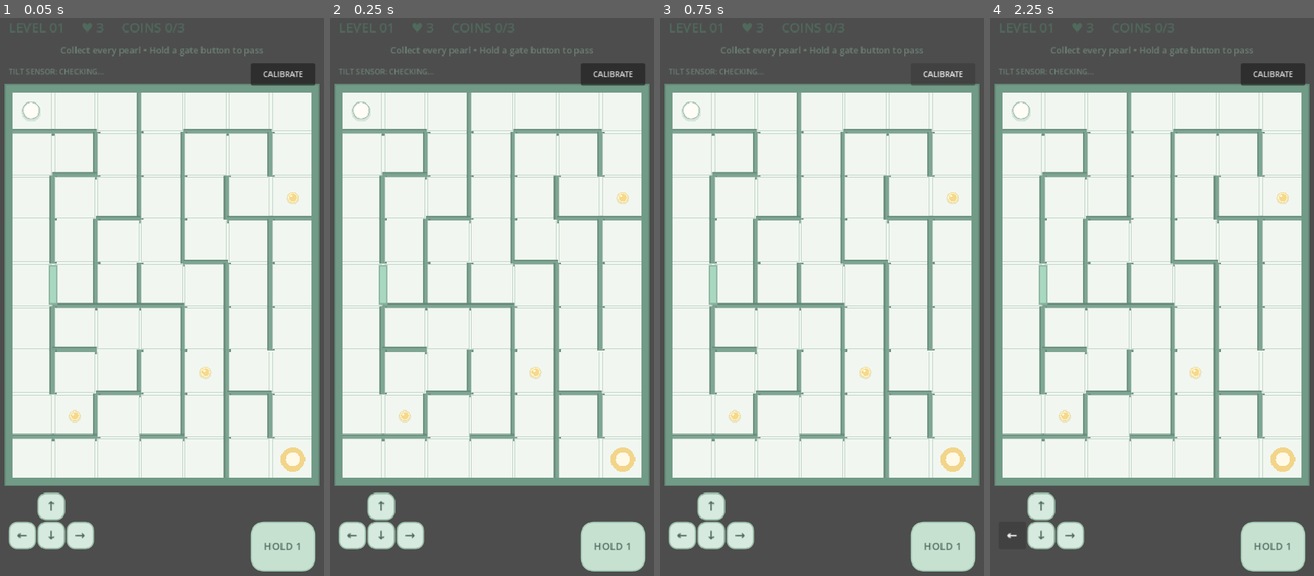
Above: before the commit, frames 1-4 (left to right).
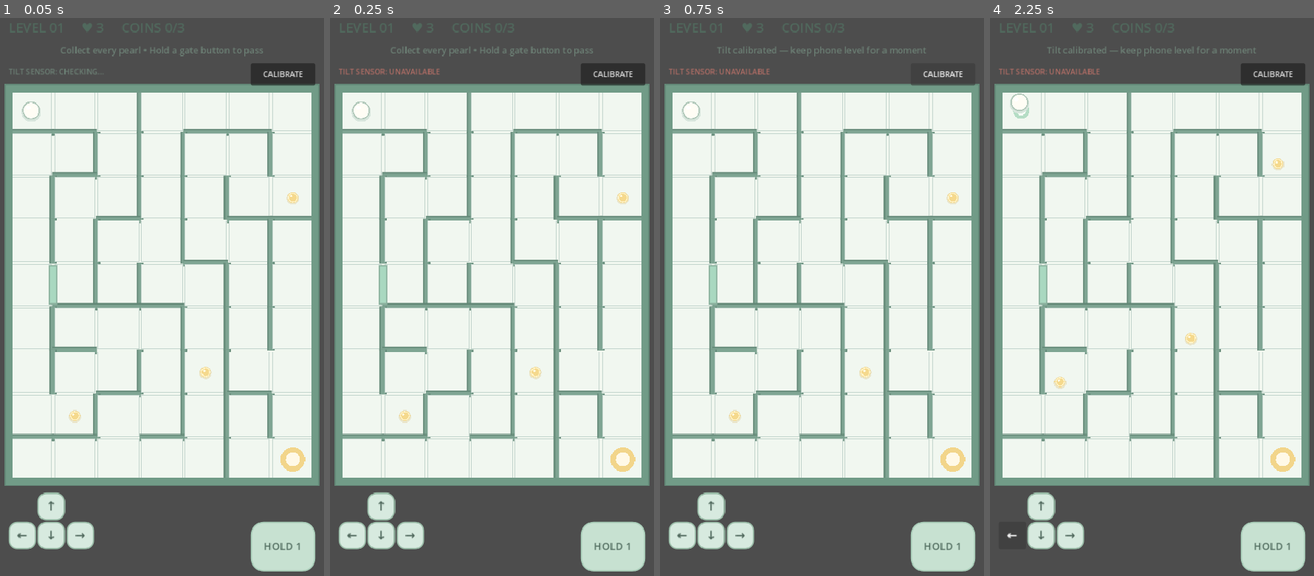
Above: after the commit, the same moments.

Repository: IoriHinata/Mikrozz
Game: Godot game, scene res://scenes/Main.tscn
The game is run twice, just before and just after one commit, with the same random seed, the same clock (stepped at 60 frames per second) and the same inputs.
Inputs:
- Up to frame 1 (0.05 s): no input
- Up to frame 2 (0.25 s): no input
- Up to frame 3 (0.75 s): click "CALIBRATE" at 0.5 s
- Up to frame 4 (2.25 s): click "↑" at 1.25 s; click "←" at 2 s

Frame 1 is identical in both runs. In frame 2, 0.2% of the frame differs, in the area x 2-34%, y 9-11%; in frame 3, 0.4%; in frame 4, 1.0%, in the area x 2-93%, y 5-73%.

Commit message:
feat: connect tilt calibration, sensor status and touch controls

Diff:
--- a/scripts/GameManager.gd
+++ b/scripts/GameManager.gd
@@ -31,6 +31,9 @@
 	ui.gate_pressed.connect(_on_gate_pressed)
 	ui.restart_requested.connect(_restart_run)
 	ui.next_level_requested.connect(_next_level)
+	ui.calibrate_requested.connect(_calibrate_tilt)
+	ui.touch_direction_changed.connect(_set_touch_direction)
+	tilt.sensor_status_changed.connect(_on_sensor_status)
 	_start_run()
 
 func _start_run() -> void:
@@ -156,3 +159,13 @@
 
 func _restart_run() -> void:
 	_start_run()
+
+func _calibrate_tilt() -> void:
+	tilt.calibrate()
+	ui.set_message("Tilt calibrated — keep phone level for a moment")
+
+func _set_touch_direction(direction: Vector2) -> void:
+	tilt.set_touch_direction(direction)
+
+func _on_sensor_status(available: bool, magnitude: float) -> void:
+	ui.set_sensor_status(available, magnitude)
